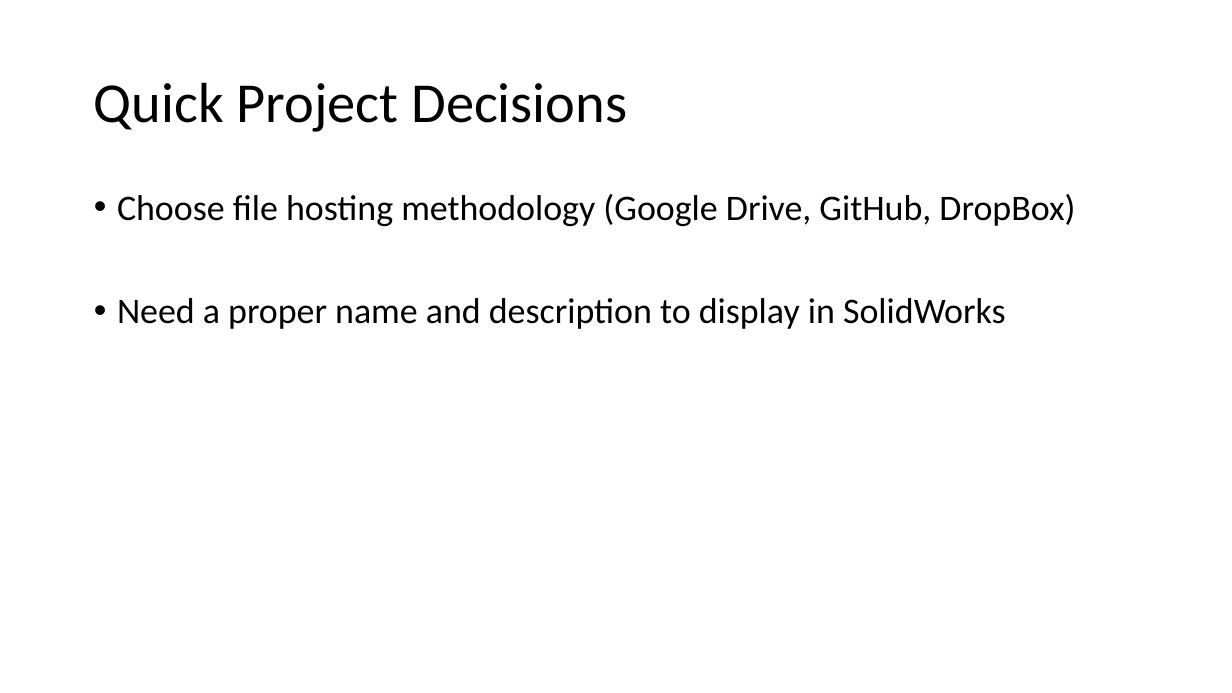
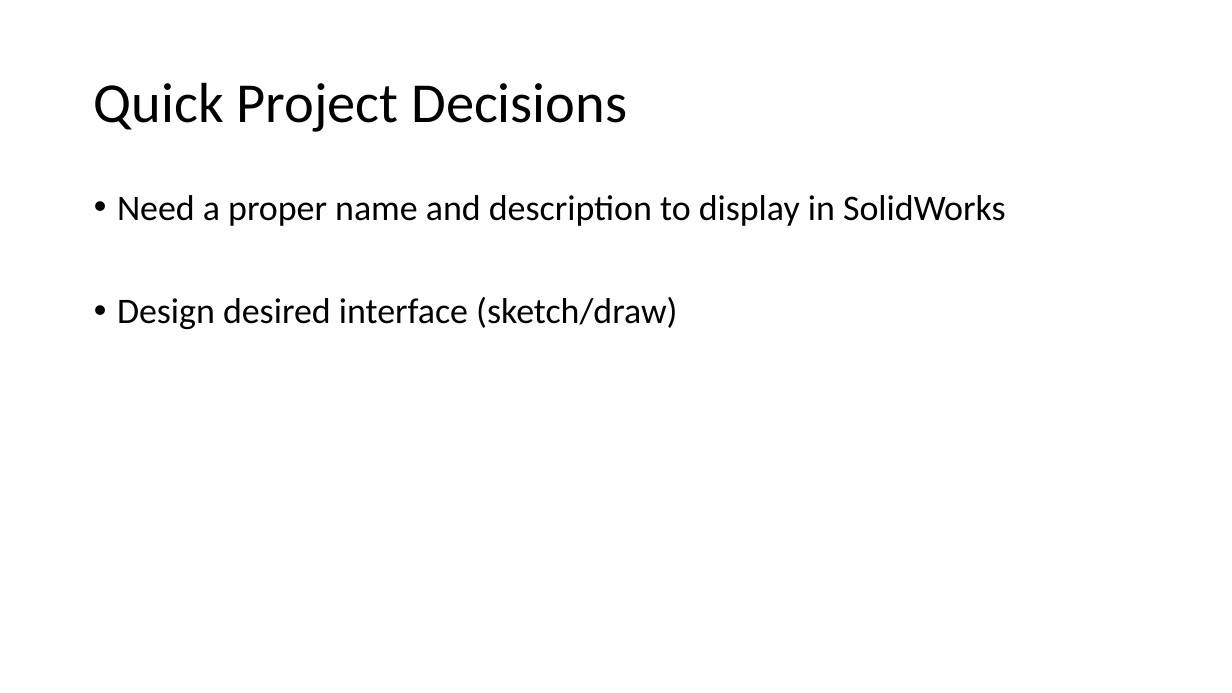
Before and after one commit to amarellapudi/Solidworks-DFM-PlugIn, a slide deck: slide 5 of Weekly Updates/Week2.pptx (slide 7 before the commit). Drawn at 1232x693 pixels with LibreOffice and Linux fonts; fonts in the diff are those of the drawing. Boxes give left, top, right and bottom in pixels: in the first picture for what was removed or moved away, otherwise in the second. Text is boxed around its words. In the diff, an @@ line names an element or a change of style, - is before the commit and + after.

```diff
--- a/Weekly Updates/Week2.pptx
+++ b/Weekly Updates/Week2.pptx
@@ text at bbox=[117, 194, 1075, 226]: paragraph removed @@
-• Choose file hosting methodology (Google Drive, GitHub, DropBox)
@@ text at bbox=[117, 297, 677, 329]: paragraph added @@
+• Design desired interface (sketch/draw)
```
Also in this commit, not shown: 3 other slides changed, 2 slides removed.
